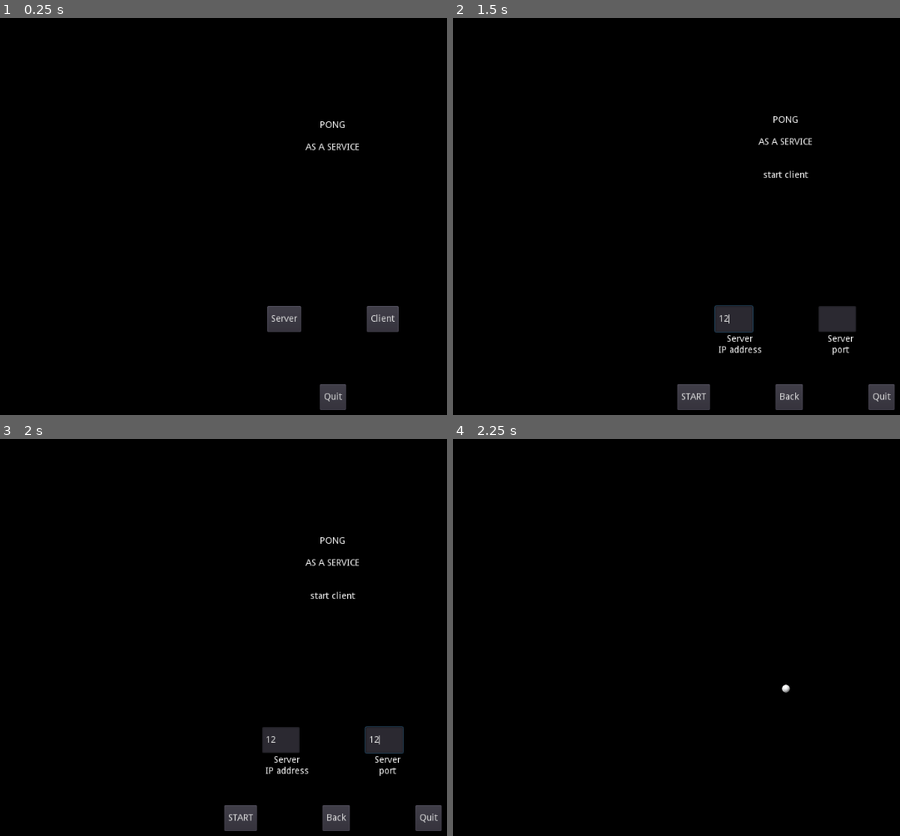
Above: before the commit, frames 1-4 (two rows, left to right).
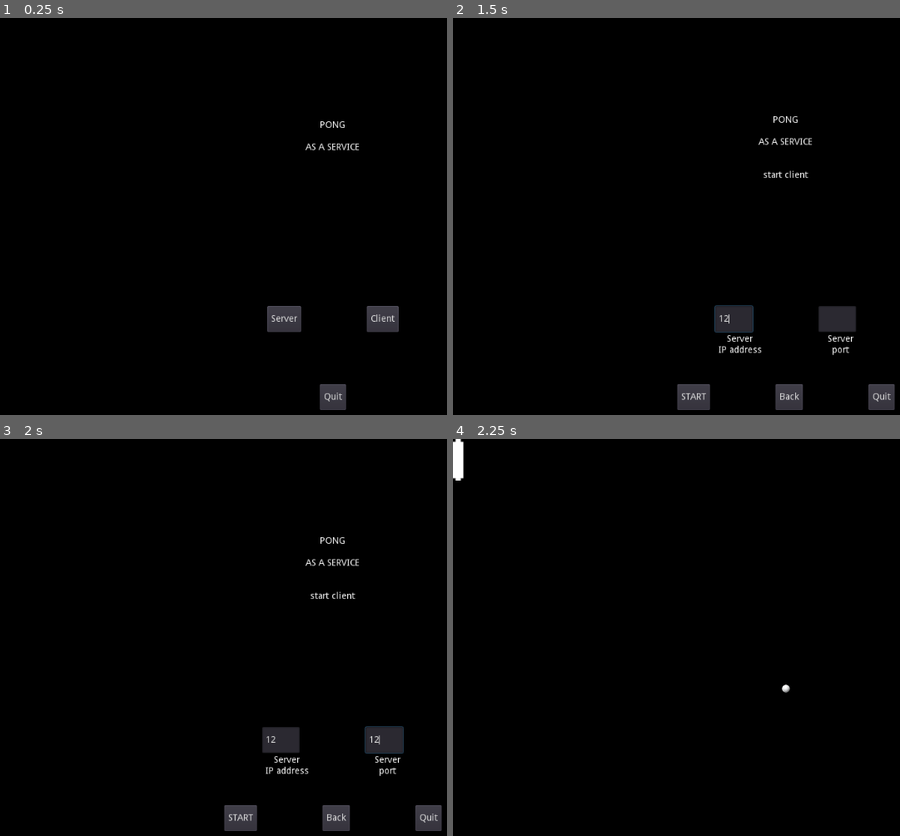
Above: after the commit, the same moments.

Repository: wisienka91/pongasaservice
Game: Godot game, scene res://menu/MainMenu.tscn
The game is run twice, just before and just after one commit, with the same random seed, the same clock (stepped at 60 frames per second) and the same inputs.
Inputs (mouse positions are in pixels of both pictures, inside the frame that each line leads up to):
- Up to frame 1 (0.25 s): no input
- Up to frame 2 (1.5 s): click "Client" at 0.5 s; click (734, 319) at 1.27 s; type "12" at 1.35 s
- Up to frame 3 (2 s): click (384, 740) at 1.5 s; type "12" at 1.58 s
- Up to frame 4 (2.25 s): click "START" at 2 s

Frames 1-3 are identical in both runs. In frame 4, 0.2% of the frame differs, in the area x 0-3%, y 0-11%.
Error in both runs: Invalid get index '1' (on base: 'Array'). (res://lib/network.gd:4)

Commit message:
Gameserver view updated. Multiplayer should work, but does not

Diff:
--- a/game/Game.gd
+++ b/game/Game.gd
@@ -1,19 +1,47 @@
 extends Node
 
+onready var playerScene = preload("res://game/Player.tscn")
 var players = []
 var peer_id = null
+var visible_players = []
 
 func _ready():
-	peer_id = get_tree().get_network_unique_id()
+	pass
+
+func get_players_to_add():
+	var players_to_add = []
+	for player_id in GameState.players.keys():
+		if not visible_players.has(player_id):
+			players_to_add.append(player_id)
+	print("Players to add: ", players_to_add )
+	return players_to_add
+
+func add_players(players_to_add):
+	for player_id in players_to_add:
+		init_player(player_id)
 
 func _physics_process(delta):
+	if peer_id == null:
+		peer_id = get_tree().get_network_unique_id()
+	else:
+		if len(visible_players) == 0:
+			var new_player = init_player(peer_id)
+			Network.set_player_boundaries(peer_id, new_player.boundaries)
+		elif len(GameState.players.keys()) > len(visible_players):
+			var players_to_add = get_players_to_add()
+			add_players(players_to_add)
+		elif len(GameState.players.keys()) < len(players):
+			pass
+		else:
+			pass
+
+	Network.get_players_info(peer_id, null)
 	players = get_tree().get_root().get_node("Game").get_node("Players").get_children()
 	for player in players:
-		Network.get_players_info(peer_id, null)
-		player.position.y = GameState.players[peer_id].position.y
+		player.position.y = GameState.players[player.peer_id].position.y
 
-func init_player(id):
-	var new_player = load("res://game/Player.tscn").instance()
-	new_player.name = str(id)
+func init_player(peer_id):
+	var new_player = playerScene.instance()
 	get_tree().get_root().get_node("Game").get_node("Players").add_child(new_player)
+	visible_players.append(peer_id)
 	return new_player
--- a/lib/network.gd
+++ b/lib/network.gd
@@ -28,13 +28,13 @@
 
 func start_server(port, max_players):
 	self_data.name = '1'
-	GameState.players[1] = self_data
+	GameState.server[1] = self_data
 	var peer = NetworkedMultiplayerENet.new()
 	var error = peer.create_server(port, max_players)
 	print("Starting server... Port: ", port, ". Errors: ", error)
 	get_tree().set_network_peer(peer)
 	return({
-		"name": get_tree().get_network_unique_id(),
+		"name": str(get_tree().get_network_unique_id()),
 		"ip": ip,
 		"ping": "-"
 	})
@@ -69,19 +69,20 @@
 
 func _on_connected_to_server():
 	self_data.name = get_tree().get_network_unique_id()
-	rpc('_initiate_player_info', get_tree().get_network_unique_id(), self_data)
+	rpc_id(1, '_initiate_player_info', get_tree().get_network_unique_id(), self_data)
 
 
 func _on_connection_failed():
 	pass
 
+func set_player_boundaries(peer_id, boundaries):
+	rpc_id(1, '_set_player_boundaries', peer_id, boundaries)
 
 remote func _set_player_boundaries(peer_id, boundaries):
 	if get_tree().is_network_server():
-		GameState.boundaries = boundaries
-		GameState.boundaries.set = true
-	else:
-		rpc_id(1, '_set_player_boundaries', peer_id, boundaries)
+		if not GameState.boundaries.set:
+			GameState.boundaries = boundaries
+			GameState.boundaries.set = true
 
 
 func set_player_info(peer_id, position):
@@ -111,14 +112,7 @@
 
 remote func _initiate_player_info(id, info):
 	GameState.players[id] = info
-	var no_server_players = []
-	for key in GameState.players.keys():
-		if key != 1:
-			no_server_players.append(key)
 
 	if get_tree().is_network_server():
-		for peer_id in no_server_players:
-			rpc_id(id, '_initiate_player_info', peer_id, GameState.players[peer_id])
-	else:
-		var new_player = get_tree().get_root().get_node("Game").init_player(id)
-		rpc_id(1, '_set_player_boundaries', id, new_player.boundaries)
+		for peer_id in GameState.players.keys():
+			rpc_id(peer_id, '_initiate_player_info', peer_id, GameState.players[peer_id])
--- a/server/ServerView.gd
+++ b/server/ServerView.gd
@@ -4,6 +4,7 @@
 
 var listIndex = 0
 var playersVisible = []
+var server_data = null
 
 
 func addItem(node, child_data):
@@ -20,14 +21,14 @@
 	var max_players = SceneSwitcher.get_param("max_players")
 	var max_points = SceneSwitcher.get_param("max_points")
 
-	var server_data = Network.start_server(port, max_players + 1)
+	server_data = Network.start_server(port, max_players + 1)
 	var key_data = {
 		"name": "PeerId",
 		"ip": "IP address",
 		"ping": "PING"
 	}
 	addItem($Panel/PeersKey, key_data)
-	addItem($Panel/ScrollContainer/PeersList, server_data)
+	addItem($Panel/ScrollContainer/PeersList, GameState.server[1])
 
 func _add_players():
 	for key in GameState.players.keys():
@@ -37,7 +38,7 @@
 func _remove_players():
 	var playersToRemove = []
 	for key in playersVisible:
-		if not GameState.players.keys().has(key):
+		if (not GameState.players.keys().has(key) and str(key) != "1"):
 			playersToRemove.append(key)
 	if len(playersToRemove) > 0:
 		var peersPlayers = {}
--- a/server/game_state.gd
+++ b/server/game_state.gd
@@ -3,6 +3,7 @@
 
 var ball_position = Vector2(512, 384)
 var players = {}
+var server = {}
 var boundaries = {
 	y_up = null,
 	y_down = null,
